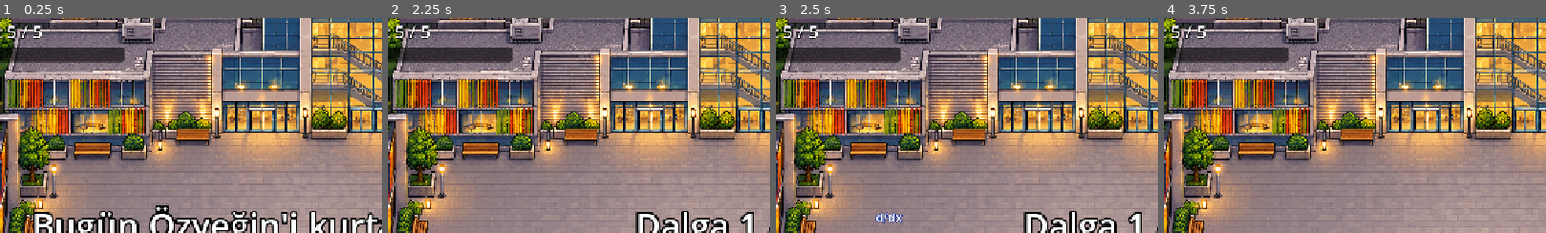
Above: before the commit, frames 1-4 (left to right).
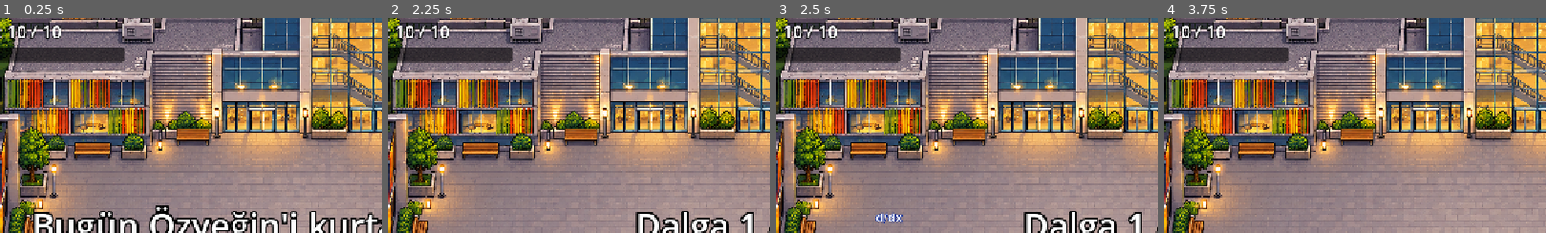
Above: after the commit, the same moments.

Repository: RezaOfficial0/The-Derivative-of-Ozu
Game: Godot game, scene res://levels/level_2.tscn
Same seed, same stepped clock (60 frames per second), same inputs: the game is played once before the commit and once after it. This scene is started directly instead of the project's main scene.
Inputs (mouse positions are % of the whole screen's width and height, from its top left):
- Up to frame 1 (0.25 s): no input
- Up to frame 2 (2.25 s): tap Enter at 0.5 s; move the mouse to (72, 45) at 0.52 s; press the mouse at (72, 45) at 0.53 s; hold D (move_right) 0.53-1.28 s; tap Space at 0.77, 1.52 s; move the mouse to (30, 55) at 1.27 s; release the mouse at (30, 55) at 1.28 s; hold S (move_down) 1.28-2.03 s; click (30, 55) at 1.35 s; move the mouse to (60, 28) at 2.02 s; press the mouse at (60, 28) at 2.03 s; hold D (move_right) from 2.03 s (still down); tap E (ulti_log) at 2.1 s
- Up to frame 3 (2.5 s): keep holding D (move_right)
- Up to frame 4 (3.75 s): move the mouse to (45, 70) at 2.77 s; release D (move_right) at 2.78 s; release the mouse at (45, 70) at 2.78 s; hold W (move_up) 2.78-3.53 s; tap Q (ulti_slam) at 2.85 s; tap Space at 3.02 s; click (45, 70) at 3.05 s; move the mouse to (80, 65) at 3.52 s; press the mouse at (80, 65) at 3.53 s; hold A (move_left) from 3.53 s (still down)
The pictures show only the part of the screen within x 6-56%, y 2-52%; the shares and areas given below are measured in that part.

The runs differ from the first frame. In frame 1, 0.6% of the frame differs, in the area x 2-17%, y 3-10%; in frame 2, 0.6%; in frame 3, 0.6%; in frame 4, 0.6%.

Commit message:
level 2 ve 3 te can 10 yapildi boss atislari azaltildi

Diff:
--- a/levels/level_2.tscn
+++ b/levels/level_2.tscn
@@ -17,6 +17,7 @@
 script = ExtResource("1_0srwa")
 level_name = "Meydan"
 wave_set = 2
+player_max_hp = 10
 next_level = "uid://br54lx8rhele7"
 boss_scene = ExtResource("2_v5uil")
 
--- a/levels/level_3.tscn
+++ b/levels/level_3.tscn
@@ -2,6 +2,7 @@
 
 [ext_resource type="Texture2D" uid="uid://c28eu8liawwsa" path="res://assets/backgrounds/saha.png" id="1_vkd0v"]
 [ext_resource type="Script" uid="uid://cufm8j5ogo8gc" path="res://scripts/level.gd" id="2_hldmh"]
+[ext_resource type="PackedScene" path="res://scenes/boss_poly.tscn" id="3_boss"]
 
 [sub_resource type="RectangleShape2D" id="RectangleShape2D_2vm8a"]
 size = Vector2(171.3, 967.7)
@@ -13,7 +14,9 @@
 script = ExtResource("2_hldmh")
 level_name = "Futbol Sahası"
 wave_set = 3
-boss_scene = null
+player_max_hp = 10
+boss_scene = ExtResource("3_boss")
+is_final_level = true
 
 [node name="background" type="Sprite2D" parent="." unique_id=130948664]
 texture = ExtResource("1_vkd0v")
@@ -58,4 +61,4 @@
 position = Vector2(936.1, 274.3)
 
 [node name="BossStart" type="Marker2D" parent="." unique_id=1401797673]
-position = Vector2(852, 302.4)
+position = Vector2(852, 380)
--- /dev/null
+++ b/scenes/boss_poly.tscn
@@ -0,0 +1,47 @@
+[gd_scene load_steps=5 format=3]
+
+[ext_resource type="Script" path="res://scripts/boss_poly.gd" id="1_script"]
+[ext_resource type="Texture2D" path="res://assets/sprites/bosses/boss_poly.png" id="2_tex"]
+[ext_resource type="FontFile" path="res://assets/fonts/math_font.ttf" id="3_font"]
+
+[sub_resource type="RectangleShape2D" id="RectangleShape2D_poly"]
+size = Vector2(260, 270)
+
+[node name="BossPoly" type="CharacterBody2D"]
+collision_layer = 2
+collision_mask = 0
+motion_mode = 1
+script = ExtResource("1_script")
+
+[node name="Sprite2D" type="Sprite2D" parent="."]
+texture = ExtResource("2_tex")
+
+[node name="Panel" type="Label" parent="Sprite2D"]
+offset_left = -70.0
+offset_top = -35.0
+offset_right = 66.0
+offset_bottom = 63.0
+theme_override_colors/font_color = Color(0.12, 0.15, 0.45, 1)
+theme_override_fonts/font = ExtResource("3_font")
+theme_override_font_sizes/font_size = 21
+text = "x⁴ + 2x³ + 3x² + 4x + 5"
+horizontal_alignment = 1
+vertical_alignment = 1
+autowrap_mode = 3
+
+[node name="CollisionShape2D" type="CollisionShape2D" parent="."]
+position = Vector2(0, 10)
+shape = SubResource("RectangleShape2D_poly")
+
+[node name="TimerLabel" type="Label" parent="."]
+offset_left = -220.0
+offset_top = 162.0
+offset_right = 220.0
+offset_bottom = 198.0
+theme_override_colors/font_color = Color(1, 0.95, 0.6, 1)
+theme_override_colors/font_outline_color = Color(0, 0, 0, 1)
+theme_override_constants/outline_size = 8
+theme_override_fonts/font = ExtResource("3_font")
+theme_override_font_sizes/font_size = 24
+text = "türev  0 / 8"
+horizontal_alignment = 1
--- a/scenes/hud.tscn
+++ b/scenes/hud.tscn
@@ -94,9 +94,9 @@
 anchor_left = 0.5
 anchor_right = 0.5
 offset_left = -230.0
-offset_top = 12.0
+offset_top = 26.0
 offset_right = 230.0
-offset_bottom = 82.0
+offset_bottom = 96.0
 grow_horizontal = 2
 
 [node name="BossName" type="Label" parent="BossPanel"]
@@ -139,3 +139,11 @@
 theme_override_font_sizes/font_size = 22
 text = "Hedef"
 horizontal_alignment = 1
+
+[node name="BossFormula" type="Control" parent="."]
+layout_mode = 3
+anchors_preset = 10
+anchor_right = 1.0
+offset_bottom = 70.0
+grow_horizontal = 2
+mouse_filter = 2
--- /dev/null
+++ b/scripts/boss_poly.gd
@@ -0,0 +1,405 @@
+extends CharacterBody2D
+## BOSS 3 (FINAL):  f(x) = e^(e^(0.01x¹² − 0.55x¹⁰ + 10.23x⁸ − 76.45x⁶ + 210.76x⁴ − 140))
+## 1) Cift e kalkani: turev islemez. [E] Logaritma iki kez:  e^(e^P) -> e^P -> P
+## 2) Polinom: her turev dereceyi 1 dusurur.  4 turev mermisi = 1 turev,  [Q] = aninda 1 turev.
+## 3) Belli araliklarla KENDINI INTEGRALLER (∫ P dx): derece geri artar (baslangic derecesini gecemez).
+## 4) Sabite inince son turev: 0  ->  Q.E.D.
+## Derece ne kadar yuksekse saldirilari o kadar guclu.
+
+signal lives_changed(lives: int, max_lives: int)
+signal summon_requested(polys: Array)
+signal hint(text: String, duration: float)
+signal objective(text: String)
+signal formula_changed(levels: Array)   # HUD'daki ust uste usler: ["f(x) = e", "e", "P"]
+signal defeated
+
+enum State { EXP, POLY, DEAD }
+
+const BULLET := preload("res://scenes/enemy_bullet.tscn")
+const MATH_FONT := preload("res://assets/fonts/math_font.ttf")
+const SUP := {"0": "⁰", "1": "¹", "2": "²", "3": "³", "4": "⁴",
+		"5": "⁵", "6": "⁶", "7": "⁷", "8": "⁸", "9": "⁹"}
+const INK := Color(0.12, 0.15, 0.45)
+const INK_EXP := Color(0.6, 0.1, 0.1)
+const MINUS := "−"
+
+@export var boss_title := "f(x)"
+## Katsayilar sabit terimden baslar: [x⁰, x¹, x², ...]
+## Orijinal (x¹⁰'lu) hali: [-140, 0, 210.76, 0, -76.45, 0, 10.23, 0, -0.55, 0, 0.01]
+@export var start_poly: Array = [-140, 0, 0, 0, 210.76, 0, -76.45, 0, 10.23, 0, -0.55, 0, 0.01]
+@export var exp_layers := 2                       # kac kat e^( ) kalkani
+@export var hits_per_derivative := 4              # kac turev mermisi = 1 turev
+@export var integral_interval := 16.0             # kac saniyede bir kendini integraller
+@export var minion_reward := 2
+@export var summon_interval := 7.0
+@export var max_minions := 3
+@export var contact_radius := 140.0
+@export var hit_radius := 150.0                   # Agir Atlama menziline eklenir
+@export var sway := 140.0
+@export var fan_interval := 2.4                  # nisanli yelpaze araligi
+@export var fan_max := 5                         # yelpazede en fazla kac mermi
+@export var ring_interval := 4.5                 # halka saldirisi araligi
+@export var ring_max := 12                       # halkada en fazla kac mermi
+
+@onready var sprite: Sprite2D = $Sprite2D
+@onready var panel: Label = $Sprite2D/Panel
+@onready var bar_label: Label = $TimerLabel
+@onready var shape: CollisionShape2D = $CollisionShape2D
+
+var coeffs: Array = []        # her eleman [pay, payda] (kesin hesap, yuvarlama hatasi yok)
+var layers := 0               # kalan e kalkani
+var state := State.EXP
+var hits := 0
+var max_degree := 0
+var integral_timer := 0.0
+var fan_timer := 1.5
+var ring_timer := 3.0
+var summon_timer := 0.5
+var t := 0.0
+var home := Vector2.ZERO
+var base_scale := Vector2.ONE
+var taunt_cd := 0.0
+var max_lives := 1
+var player = null
+
+
+func _ready() -> void:
+	add_to_group("enemies")
+	add_to_group("log_targets")
+	home = global_position
+	base_scale = sprite.scale
+	player = get_tree().get_first_node_in_group("player")
+	for c in start_poly:
+		coeffs.append(_from_number(c))
+	max_degree = _degree()
+	layers = exp_layers
+	state = State.EXP if layers > 0 else State.POLY
+	integral_timer = integral_interval
+	max_lives = _steps_left()
+	_refresh()
+	sprite.scale = base_scale * 0.2
+	modulate.a = 0.0
+	var tw := create_tween().set_parallel()
+	tw.tween_property(sprite, "scale", base_scale, 0.7).set_trans(Tween.TRANS_BACK).set_ease(Tween.EASE_OUT)
+	tw.tween_property(self, "modulate:a", 1.0, 0.5)
+
+
+func _physics_process(delta: float) -> void:
+	if state == State.DEAD:
+		return
+	t += delta
+	taunt_cd -= delta
+	global_position = home + Vector2(sin(t * 0.5) * sway, sin(t * 1.0) * 30.0)
+	sprite.scale = base_scale * (1.0 + sin(t * 2.5) * 0.025)
+
+	match state:
+		State.POLY:
+			integral_timer -= delta
+			bar_label.text = "türev  %d / %d      ∫ %d sn" % [hits, hits_per_derivative, ceili(integral_timer)]
+			if integral_timer <= 0.0:
+				_cast_integral()
+		State.EXP:
+			bar_label.text = "kalkan: %d kat e^( )   →   [E]" % layers
+	_attacks(delta)
+	_summon(delta)
+	_contact_damage()
+
+
+# ---------------------------------------------------------------- polinom matematigi
+func _degree() -> int:
+	for i in range(coeffs.size() - 1, -1, -1):
+		if coeffs[i][0] != 0:
+			return i
+	return -1
+
+
+func _steps_left() -> int:
+	return maxi(_degree() + 1, 0) + layers
+
+
+func _derive() -> void:
+	var out: Array = []
+	for i in range(1, coeffs.size()):
+		out.append(_frac(coeffs[i][0] * i, coeffs[i][1]))
+	coeffs = out if out.size() > 0 else [[0, 1]]
+
+
+func _integrate() -> void:
+	var out: Array = [[0, 1]]          # + C (sayisal olarak 0)
+	for i in coeffs.size():
+		out.append(_frac(coeffs[i][0], coeffs[i][1] * (i + 1)))
+	coeffs = out
+
+
+## 210.76 -> [5269, 25]  (ondalikli sayilari kesre cevirir)
+func _from_number(v) -> Array:
+	if typeof(v) == TYPE_INT:
+		return [v, 1]
+	return _frac(int(roundf(float(v) * 100.0)), 100)
+
+
+@warning_ignore("integer_division")
+func _frac(n: int, d: int) -> Array:
+	var a := absi(n)
+	var b := absi(d)
+	while b != 0:
+		var r := a % b
+		a = b
+		b = r
+	if a == 0:
+		return [0, 1]
+	if d < 0:
+		n = -n
+		d = -d
+	return [n / a, d / a]
+
+
+func _num_text(n: int, d: int) -> String:
+	if d == 1:
+		return str(absi(n))
+	var s := "%.2f" % (absf(float(n)) / d)
+	s = s.rstrip("0").rstrip(".")
+	return s
+
+
+func _poly_text() -> String:
+	var out := ""
+	var first := true
+	for i in range(coeffs.size() - 1, -1, -1):
+		var n: int = coeffs[i][0]
+		var d: int = coeffs[i][1]
+		if n == 0:
+			continue
+		var xs := "" if i == 0 else ("x" if i == 1 else "x" + _sup(i))
+		var mag := _num_text(n, d)
+		if i > 0 and mag == "1":
+			mag = ""
+		var term := mag + xs
+		if first:
+			out = (MINUS if n < 0 else "") + term
+			first = false
+		else:
+			out += (" " + MINUS + " " if n < 0 else " + ") + term
+	return out if out != "" else "0"
+
+
+func _sup(n: int) -> String:
+	var s := ""
+	for ch in str(n):
+		s += SUP[ch]
+	return s
+
+
+# ---------------------------------------------------------------- oyuncunun araclari
+## Turev mermisi: 4 vurusta bir turev.
+func take_derivative() -> void:
+	match state:
+		State.POLY:
+			hits += 1
+			_flash(Color(1.4, 1.4, 1.4))
+			if hits >= hits_per_derivative:
+				hits = 0
+				_apply_derivative("d/dx")
+		State.EXP:
+			_flash(Color(1, 0.6, 0.6))
+			_taunt("(e^u)′ = u′·e^u  →  daha da büyüdü!")
+
+
+## Agir Atlama: aninda bir turev.
+func take_slam() -> void:
+	match state:
+		State.POLY:
+			hits = 0
+			_apply_derivative("Ağır Atlama: d/dx!")
+		State.EXP:
+			_taunt("Kalkan! Önce [E] Logaritma.")
+
+
+func wants_slam() -> bool:
+	return state == State.POLY
+
+
+func can_take_log() -> bool:
+	return state == State.EXP
+
+
+func take_log() -> void:
+	if state != State.EXP:
+		return
+	layers -= 1
+	_float_text("ln(e^u) = u", Color(1, 0.85, 0.2))
+	if layers <= 0:
+		state = State.POLY
+		hint.emit("Kalkanlar kırıldı! Şimdi türev!", 2.0)
+	else:
+		hint.emit("Bir kat kaldı! Barı doldur, bir [E] daha.", 2.5)
+		summon_timer = 0.2
+	_refresh()
+
+
+func _apply_derivative(msg: String) -> void:
+	if _degree() <= 0:           # sabit -> son turev
+		coeffs = [[0, 1]]
+		_refresh()
+		_die()
+		return
+	_derive()
+	_float_text(msg, Color(0.4, 1, 0.5))
+	_refresh()
+
+
+func _cast_integral() -> void:
+	integral_timer = integral_interval
+	if _degree() >= max_degree:
+		return
+	_integrate()
+	_float_text("∫ P dx  (+C)", Color(1, 0.4, 0.35))
+	hint.emit("Boss kendini integralledi! Derecesi arttı, hızlı ol!", 2.5)
+	_refresh()
+
+
+# ---------------------------------------------------------------- saldirilar
+func _attacks(delta: float) -> void:
+	if player == null or not is_instance_valid(player):
+		return
+	var deg := maxi(_degree(), 0)
+	fan_timer -= delta
+	if fan_timer <= 0.0:
+		fan_timer = fan_interval
+		var terms := 0
+		for c in coeffs:
+			if c[0] != 0:
+				terms += 1
+		var n := mini(terms + 1, fan_max)
+		var base: Vector2 = global_position.direction_to(player.global_position)
+		for i in n:
+			var a := lerpf(-0.6, 0.6, float(i) / maxf(n - 1, 1))
+			_shoot(base.rotated(a), 220.0, 0.0)
+	ring_timer -= delta
+	if ring_timer <= 0.0:
+		ring_timer = ring_interval
+		var count := clampi(deg + 4, 6, ring_max)   # derece buyudukce halka yogunlasir
+		var off := randf() * TAU
+		for i in count:
+			var a := off + TAU * i / count
+			_shoot(Vector2(cos(a), sin(a)), 170.0, 18.0)
+
+
+func _shoot(dir: Vector2, spd: float, wave: float) -> void:
+	var b = BULLET.instantiate()
+	b.direction = dir
+	b.speed = spd
+	b.wave_amp = wave
+	get_parent().add_child(b)
+	b.global_position = global_position + Vector2(0, 20)
+
+
+func _summon(delta: float) -> void:
+	summon_timer -= delta
+	if summon_timer > 0.0:
+		return
+	summon_timer = summon_interval
+	var count := 0
+	for e in get_tree().get_nodes_in_group("enemies"):
+		if e != self:
+			count += 1
+	var polys := [[0, 0, 1], [0, 3], [0, 0, 0, 1]]
+	var n := mini(2, max_minions - count)
+	if n > 0:
+		var st := randi() % 2
+		summon_requested.emit(polys.slice(st, st + n))
+
+
+func _contact_damage() -> void:
+	if player == null or not is_instance_valid(player):
+		return
+	if player.global_position.distance_to(global_position) < contact_radius:
+		player.take_damage(1)
+
+
+func _die() -> void:
+	state = State.DEAD
+	objective.emit("")
+	formula_changed.emit(["f′ = 0     Q.E.D."])
+	remove_from_group("enemies")
+	remove_from_group("log_targets")
+	shape.set_deferred("disabled", true)
+	bar_label.text = "Q.E.D."
+	_float_text("(sabit)′ = 0     Q.E.D.", Color.WHITE)
+	var tw := create_tween().set_parallel()
+	tw.tween_property(sprite, "rotation", 0.5, 1.6)
+	tw.tween_property(sprite, "scale", base_scale * 0.1, 1.6)
+	tw.tween_property(self, "modulate:a", 0.0, 1.6)
+	await tw.finished
+	defeated.emit()
+	queue_free()
+
+
+# ---------------------------------------------------------------- gorsel
+## Pano, HUD formulu, boss cubugu ve hedef satirini birlikte gunceller.
+func _refresh() -> void:
+	var p := _poly_text()
+	# bossun gogsundeki pano (kucuk): kalkan varken sembolik yaz
+	var txt := p
+	if state == State.EXP:
+		txt = "e^(e^(P(x)))" if layers >= 2 else "e^(P(x))"
+	panel.text = txt
+	panel.add_theme_color_override("font_color", INK_EXP if state == State.EXP else INK)
+	var L := txt.length()
+	var fs := 34 if L <= 6 else (26 if L <= 9 else (18 if L <= 14 else (16 if L <= 40 else 13)))
+	panel.add_theme_font_size_override("font_size", fs)
+	panel.pivot_offset = panel.size / 2.0
+	panel.scale = Vector2(1.2, 1.2)
+	create_tween().tween_property(panel, "scale", Vector2.ONE, 0.25)
+
+	# HUD: ust uste usler (f(x) = e^(e^(P)))
+	var levels: Array = []
+	if state == State.EXP:
+		levels.append("f(x) = e")
+		for k in layers - 1:
+			levels.append("e")
+		levels.append(p)
+	else:
+		levels.append("P(x) = " + p)
+	formula_changed.emit(levels)
+
+	max_lives = maxi(max_lives, _steps_left())
+	lives_changed.emit(_steps_left(), max_lives)
+
+	match state:
+		State.EXP:
+			if layers >= 2:
+				objective.emit("e^(e^P): türev işlemez  →  iki kez [E] Logaritma (ulti dolunca)")
+			else:
+				objective.emit("Bir kat kaldı: e^P  →  bir [E] Logaritma daha")
+		State.POLY:
+			objective.emit("%d türev = 1 türev,  [Q] = anında türev.  Boss ∫ ile büyür, hızlı ol!" % hits_per_derivative)
+
+
+func _taunt(text: String) -> void:
+	if taunt_cd <= 0.0:
+		taunt_cd = 1.0
+		_float_text(text, Color.WHITE)
+
+
+func _flash(color: Color) -> void:
+	sprite.modulate = color
+	create_tween().tween_property(sprite, "modulate", Color.WHITE, 0.15)
+
+
+func _float_text(text: String, color: Color) -> void:
+	var l := Label.new()
+	l.text = text
+	l.add_theme_font_override("font", MATH_FONT)
+	l.add_theme_font_size_override("font_size", 30)
+	l.add_theme_color_override("font_color", color)
+	l.add_theme_color_override("font_outline_color", Color.BLACK)
+	l.add_theme_constant_override("outline_size", 8)
+	l.horizontal_alignment = HORIZONTAL_ALIGNMENT_CENTER
+	l.size = Vector2(560, 50)
+	get_parent().add_child(l)
+	l.global_position = global_position + Vector2(-280, -215 + randf_range(-15, 15))
+	var tw := l.create_tween().set_parallel()
+	tw.tween_property(l, "position:y", l.position.y - 60.0, 1.0)
+	tw.tween_property(l, "modulate:a", 0.0, 0.6).set_delay(0.5)
+	tw.chain().tween_callback(l.queue_free)
--- a/scripts/boss_sine.gd
+++ b/scripts/boss_sine.gd
@@ -28,7 +28,10 @@
 @export var undefined_time := 2.5      # tanimsiz (hayalet) kalma suresi
 @export var open_time := 6.0           # atlamadan sonra savunmasiz kalma suresi
 @export var open_hits := 4             # acikken kac turev gerekir
-@export var fan_interval := 1.8        # dalgali mermi yelpazesi araligi
+@export var fan_interval := 2.6        # dalgali mermi yelpazesi araligi
+@export var fan_bullets := 3           # yelpazede kac mermi
+@export var spiral_rate := 0.24        # tanimsizken kac saniyede bir spiral mermisi
+@export var spiral_arms := 1           # spiral kac kollu
 @export var summon_interval := 7.0
 @export var max_minions := 3
 @export var contact_radius := 100.0
@@ -175,20 +178,21 @@
 	fan_timer -= delta
 	if fan_timer > 0.0 or player == null or not is_instance_valid(player):
 		return
-	fan_timer = fan_interval * (0.65 + 0.35 * float(lives) / max_lives)
+	fan_timer = fan_interval * (0.8 + 0.2 * float(lives) / max_lives)
 	var base: Vector2 = global_position.direction_to(player.global_position)
-	for a in [-0.5, -0.25, 0.0, 0.25, 0.5]:
-		_shoot(base.rotated(a), 200.0, 30.0)
+	for i in fan_bullets:
+		var a := lerpf(-0.35, 0.35, float(i) / maxf(fan_bullets - 1, 1))
+		_shoot(base.rotated(a), 190.0, 30.0)
 
 
 func _attack_spiral(delta: float) -> void:
 	spiral_timer -= delta
 	if spiral_timer > 0.0:
 		return
-	spiral_timer = 0.13
-	spiral_angle += 0.4
-	for k in 2:
-		var a := spiral_angle + PI * k
+	spiral_timer = spiral_rate
+	spiral_angle += 0.55
+	for k in spiral_arms:
+		var a := spiral_angle + TAU * k / spiral_arms
 		_shoot(Vector2(cos(a), sin(a)), 180.0, 0.0)
 
 
--- a/scripts/hud.gd
+++ b/scripts/hud.gd
@@ -1,4 +1,6 @@
 extends CanvasLayer
+
+const MATH_FONT := preload("res://assets/fonts/math_font.ttf")
 ## Ekrandaki bilgiler: can, ulti bari, ortadaki mesajlar.
 
 @onready var hp_label: Label = $HPLabel
@@ -10,6 +12,7 @@
 @onready var boss_name: Label = $BossPanel/BossName
 @onready var boss_bar: ProgressBar = $BossPanel/BossBar
 @onready var objective_label: Label = $ObjectiveLabel
+@onready var boss_formula: Control = $BossFormula
 
 var _msg_id := 0
 var _hint_id := 0
@@ -90,3 +93,36 @@
 func set_objective(text: String) -> void:
 	objective_label.text = text
 	objective_label.visible = text != ""
+
+
+## Ust uste usler: ["f(x) = e", "e", "P"] -> f(x) = e^(e^(P)) gibi, her kat daha kucuk ve daha yukarida.
+## Bos liste = formulu gizle (boss adi geri gelir).
+func set_boss_formula(levels: Array) -> void:
+	for c in boss_formula.get_children():
+		c.queue_free()
+	if levels.is_empty():
+		boss_name.show()
+		return
+	boss_name.hide()
+	var x := 0.0
+	var y := 30.0 if levels.size() > 1 else 22.0
+	var size := 28.0 if levels.size() > 1 else 22.0
+	var made: Array[Label] = []
+	for i in levels.size():
+		var l := Label.new()
+		l.text = levels[i]
+		l.add_theme_font_override("font", MATH_FONT)
+		l.add_theme_font_size_override("font_size", int(size))
+		var last := i == levels.size() - 1
+		l.add_theme_color_override("font_color", Color(1, 0.95, 0.7) if last else Color(1, 0.5, 0.45))
+		l.add_theme_color_override("font_outline_color", Color.BLACK)
+		l.add_theme_constant_override("outline_size", 6)
+		boss_formula.add_child(l)
+		l.position = Vector2(x, y)
+		made.append(l)
+		x += l.get_minimum_size().x - 3.0
+		y -= size * 0.45            # bir sonraki kat yukari
+		size = maxf(size * 0.68, 17.0)  # ve kuculur
+	var off := (boss_formula.size.x - x) / 2.0
+	for l in made:
+		l.position.x += off
--- a/scripts/level.gd
+++ b/scripts/level.gd
@@ -32,10 +32,13 @@
 
 @export var level_name := "Öğrenci Merkezi"
 @export_range(1, 3) var wave_set := 1       # 1 kolay, 2 orta, 3 zor
+@export var player_max_hp := 5               # Can Deha bu bolumde kac canla baslar
 @export var spawn_interval := 0.7
 @export_file("*.tscn") var next_level := ""   # sonraki bolum (bos ise burada biter)
 ## Dalgalardan sonra gelecek boss. Bos birakilirsa boss olmadan biter.
 @export var boss_scene: PackedScene = preload("res://scenes/boss_exp.tscn")
+## Son bolum mu? (bitince "Ozyegin kurtarildi" + ana menu)
+@export var is_final_level := false
 
 var player = null
 var hud = null
@@ -64,6 +67,7 @@
 	add_child(hud)
 
 	player = PLAYER.instantiate()
+	player.max_hp = player_max_hp
 	player.hp_changed.connect(hud.set_hp)
 	player.ulti_changed.connect(hud.set_ulti)
 	player.died.connect(_on_player_died)
@@ -202,9 +206,14 @@
 	boss.hint.connect(hud.show_hint)
 	if boss.has_signal("objective"):
 		boss.objective.connect(hud.set_objective)
+	if boss.has_signal("formula_changed"):
+		boss.formula_changed.connect(hud.set_boss_formula)
 	boss.defeated.connect(_on_boss_defeated)
 	add_child(boss)
-	hud.show_boss(boss.boss_title, boss.max_lives)
+	var ml = boss.get("max_lives")
+	hud.show_boss(boss.boss_title, ml if ml != null else 1)
+	if boss.has_method("_emit_lives"):
+		boss._emit_lives()     # cubuk bossun guncel durumunu gostersin
 	hud.set_boss_mode(true)
 
 
@@ -227,6 +236,7 @@
 			e.kill()
 	hud.hide_boss()
 	hud.set_objective("")
+	hud.set_boss_formula([])
 	hud.set_boss_mode(false)
 	_shake(18.0)
 	_level_clear()
@@ -235,8 +245,11 @@
 # ---------------------------------------------------------------- bitis
 func _level_clear() -> void:
 	level_over = true
-	hud.show_message("BÖLÜM TAMAM!\n%s kurtarıldı." % level_name, 0)
-	await get_tree().create_timer(3.5).timeout
+	if is_final_level:
+		hud.show_message("ÖZYEĞİN KURTARILDI!\nQ.E.D.", 0)
+	else:
+		hud.show_message("BÖLÜM TAMAM!\n%s kurtarıldı." % level_name, 0)
+	await get_tree().create_timer(5.0 if is_final_level else 3.5).timeout
 	if next_level != "":
 		get_tree().change_scene_to_file(next_level)
 	else:
--- a/scripts/player.gd
+++ b/scripts/player.gd
@@ -139,7 +139,7 @@
 
 func _shockwave() -> void:
 	var ring := Line2D.new()
-	ring.width = 20.0
+	ring.width = 50.0
 	ring.default_color = Color(1, 1, 1, 0.9)
 	for i in 33:
 		var a := TAU * i / 32.0
Binary file added: assets/sprites/bosses/boss_poly.png
Not shown, added: assets/sprites/bosses/boss_poly.png.import
Not shown, added: scripts/boss_poly.gd.uid
